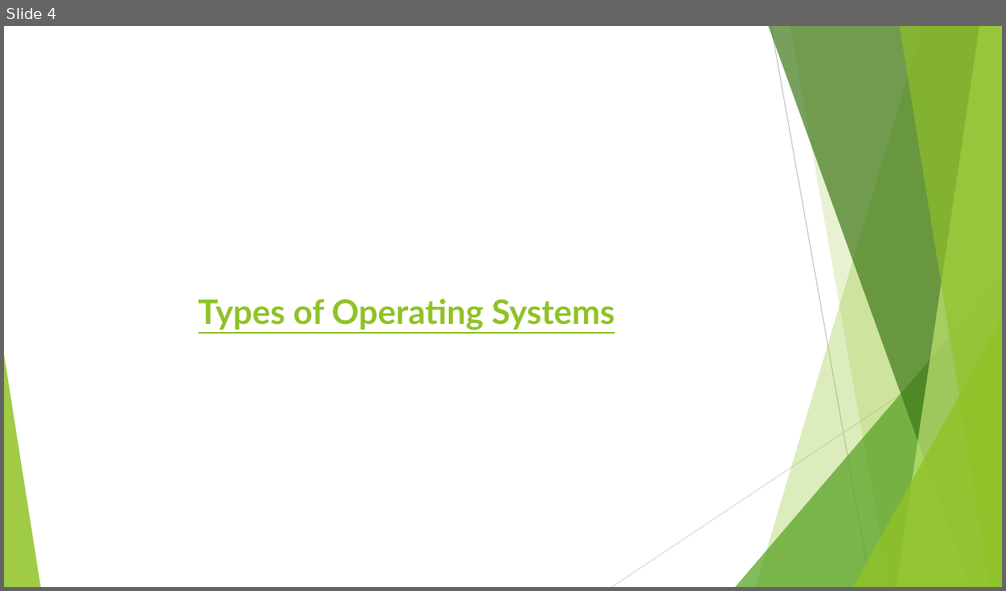
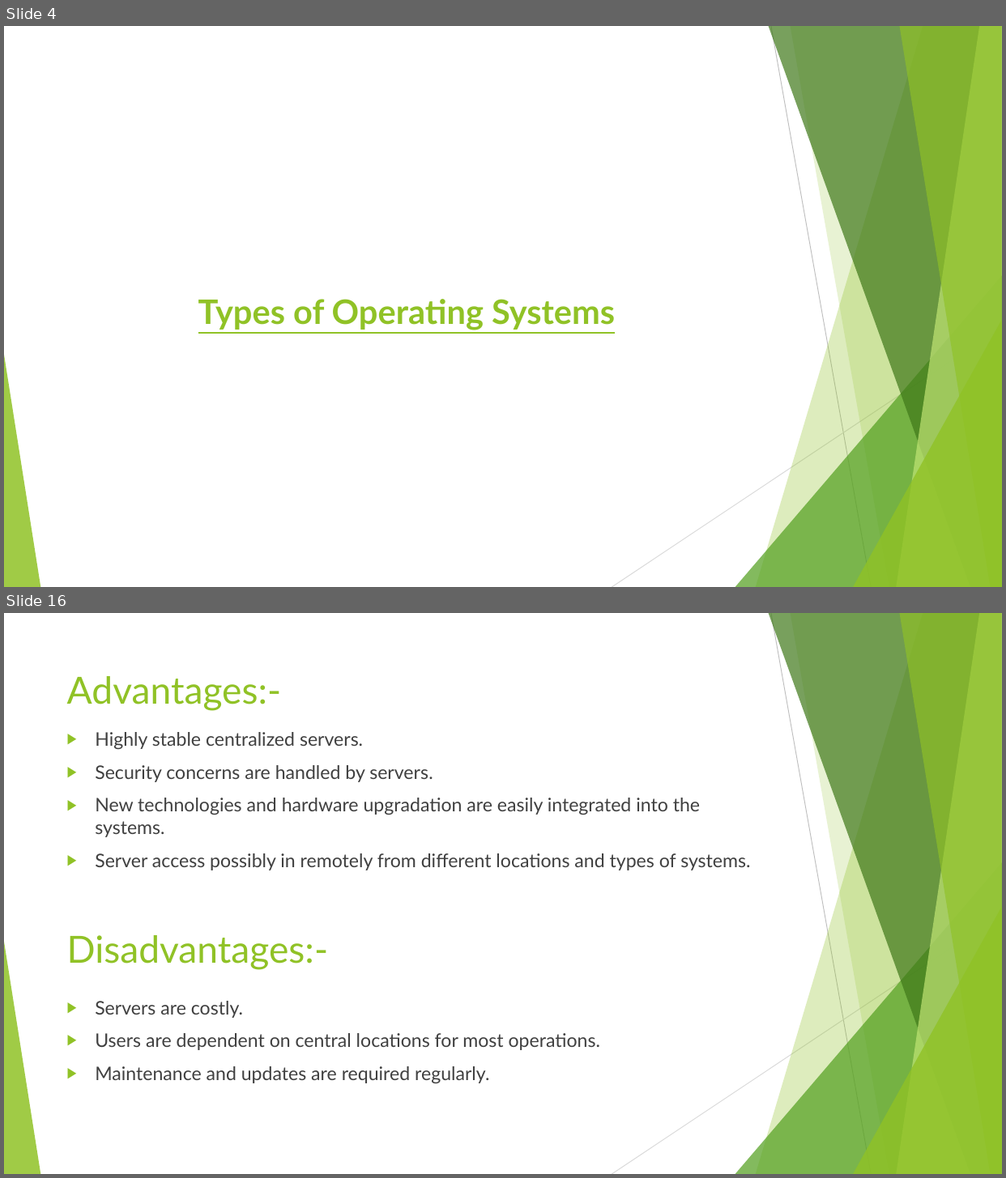
Before and after one commit to jasjaseemkp/DevOps, a slide deck: Operating System Basics/Operating Systems Basics.pptx. Shown one above the other, each under a label of ours: slide 4 before the commit, slides 4 and 16 after it; the slides between them are not shown. The pictures are 1006x591 and 1006x1178 pixels, drawn with LibreOffice and Linux fonts; fonts in the diff are those of the drawing. Boxes give left, top, right and bottom in pixels: in the first picture for what was removed or moved away, otherwise in the second. Text is boxed around its words. In the diff, an @@ line names an element or a change of style, - is before the commit and + after.

Commit message:
Operating systems basics is modified 29/03/2025

```diff
--- a/Operating System Basics/Operating Systems Basics.pptx
+++ b/Operating System Basics/Operating Systems Basics.pptx
@@ slide 16 added at <box>4,613,1002,1174</box>, background #FFFFFF; not listed: 10 template elements that a slide beside it also shows @@
@@ title added at <box>67,676,282,711</box>, 36 pt, text #90C226 @@
+Advantages:-
@@ text added at <box>95,732,750,871</box>, 18 pt, text #404040 @@
+▶ Highly stable centralized servers.
+▶ Security concerns are handled by servers.
+▶ New technologies and hardware upgradation are easily integrated into the systems.
+▶ Server access possibly in remotely from different locations and types of systems.
@@ text added at <box>67,935,329,970</box>, 36 pt, text #90C226 @@
+Disadvantages:-
@@ text added at <box>95,1001,600,1084</box>, 18 pt, text #404040 @@
+▶ Servers are costly.
+▶ Users are dependent on central locations for most operations.
+▶ Maintenance and updates are required regularly.
```
Also in this commit, not shown: 11 other slides added.
